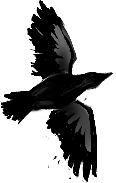
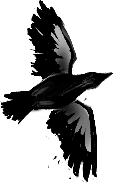
Revision of a layered 116×183 image; what changed, layer by layer:
"Layer 1": opacity 60% → 30% over <box>9,23,102,156</box>
